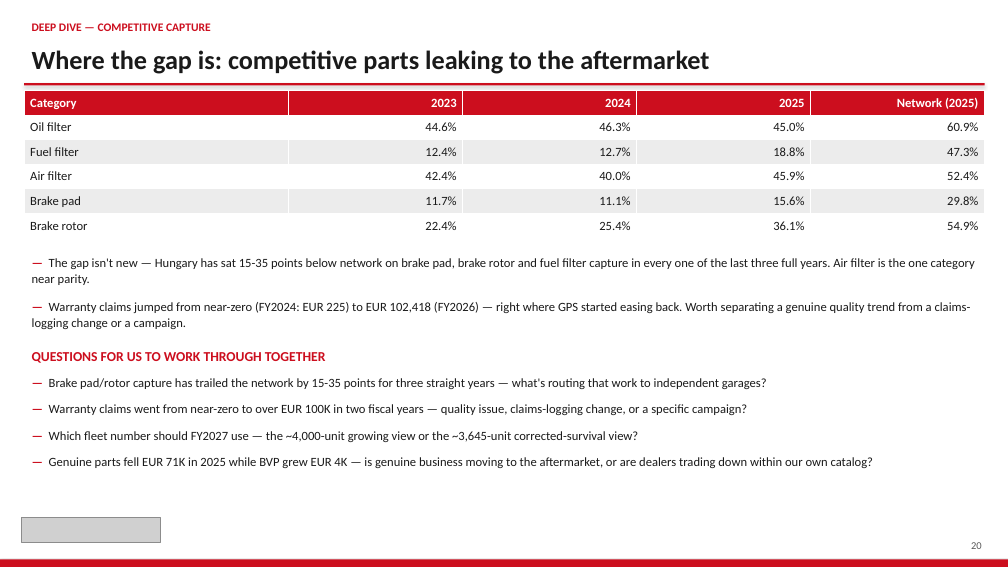
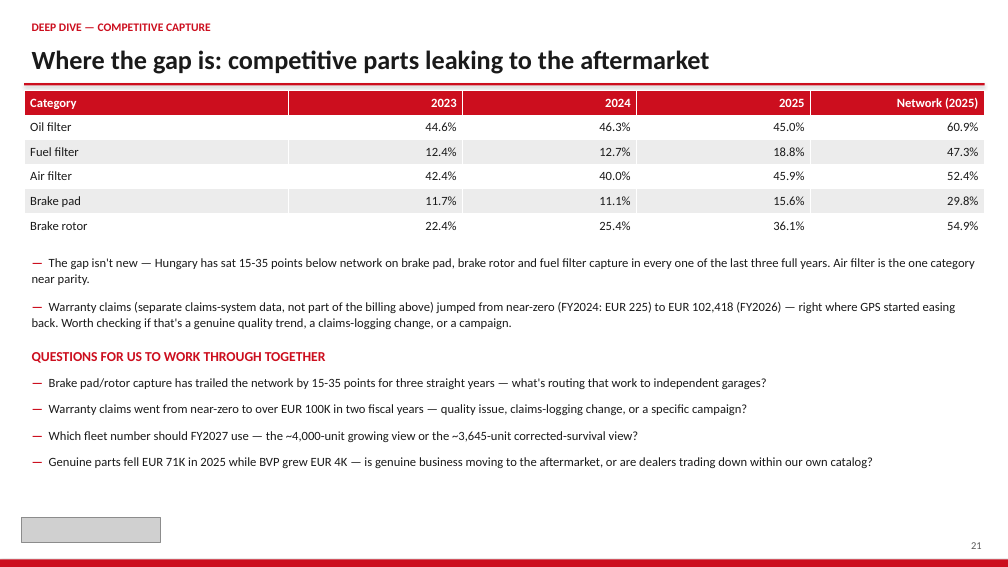
Before and after one commit to jeromio1987/ISZE, a slide deck: slide 21 of 09_meetings/HUNGARY_Sales_Review_2026/ISZE_HUNGARY_Sales_Review_FY2027.pptx (slide 20 before the commit). Drawn at 1008x567 pixels with LibreOffice and Linux fonts; fonts in the diff are those of the drawing; grey boxes stand for pictures. Boxes give left, top, right and bottom in pixels: in the first picture for what was removed or moved away, otherwise in the second. Text is boxed around its words. In the diff, an @@ line names an element or a change of style, - is before the commit and + after.

```diff
--- a/09_meetings/HUNGARY_Sales_Review_2026/ISZE_HUNGARY_Sales_Review_FY2027.pptx
+++ b/09_meetings/HUNGARY_Sales_Review_2026/ISZE_HUNGARY_Sales_Review_FY2027.pptx
@@ text at (32,302,956,329): text changed @@
-— Warranty claims jumped from near-zero (FY2024: EUR 225) to EUR 102,418 (FY2026) — right where GPS started easing back. Worth separating a genuine quality trend from a claims-logging change or a campaign.
+— Warranty claims (separate claims-system data, not part of the billing above) jumped from near-zero (FY2024: EUR 225) to EUR 102,418 (FY2026) — right where GPS started easing back. Worth checking if that's a genuine quality trend, a claims-logging change, or a campaign.
@@ text at (971,542,982,549): text changed @@
-20
+21
```
Also in this commit, not shown: 1 slide added, 2 other files.
